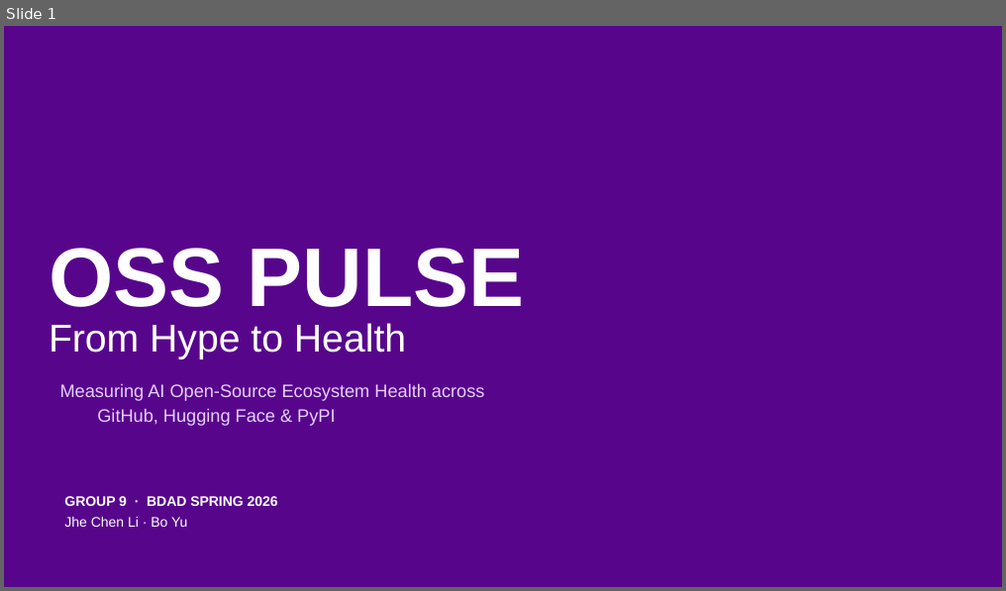
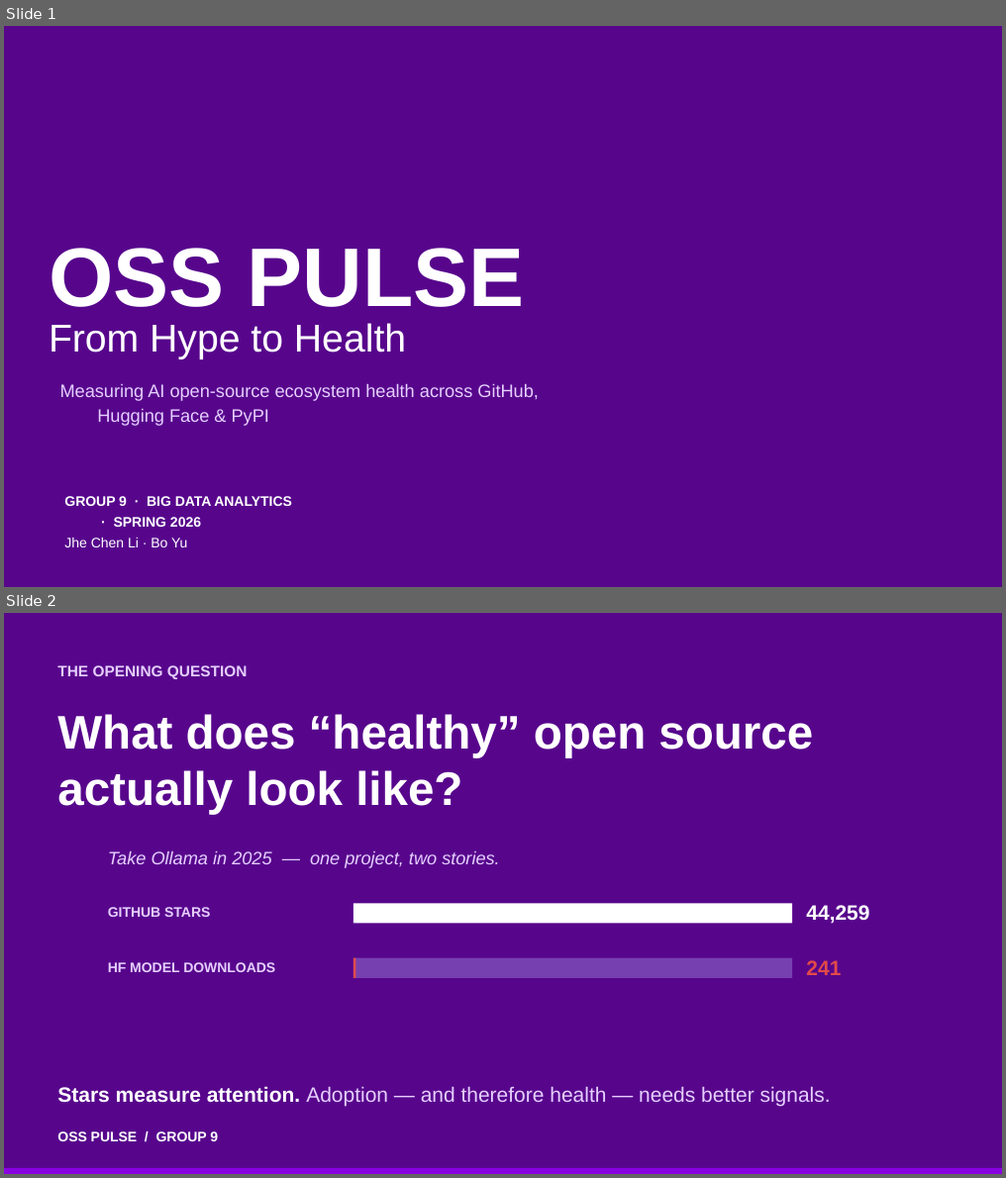
Before and after one commit to by2566-hash/OSS_Pulse, a slide deck: report/presentation/group9_oss_pulse.pptx. Shown one above the other, each under a label of ours: slide 1 before the commit, slides 1 and 2 after it. The pictures are 1006x591 and 1006x1178 pixels, drawn with LibreOffice and Linux fonts; fonts in the diff are those of the drawing; background and template pictures are left out. Boxes give left, top, right and bottom in pixels: in the first picture for what was removed or moved away, otherwise in the second. Text is boxed around its words. In the diff, an @@ line names an element or a change of style, - is before the commit and + after.

```diff
--- a/report/presentation/group9_oss_pulse.pptx
+++ b/report/presentation/group9_oss_pulse.pptx
@@ slide 2 added at [4,613,1002,1174], background #FFFFFF @@
@@ rectangle added at [4,613,1002,1173], fill #57068C @@
@@ text added at [57,665,248,679], 11 pt, text #E6CFFF, bold @@
+THE OPENING QUESTION
@@ text added at [57,714,813,814], 34 pt, text #FFFFFF, bold @@
+What does “healthy” open source actually look like?
@@ text added at [108,852,500,868], 13 pt, text #E6CFFF, italic @@
+Take Ollama in 2025 — one project, two stories.
@@ text added at [108,907,210,917], 10 pt, text #E6CFFF, bold @@
+GITHUB STARS
@@ rectangle added at [353,903,792,923], fill #FFFFFF @@
@@ text added at [806,905,869,924], 15 pt, text #FFFFFF, bold @@
+44,259
@@ text added at [108,962,275,972], 10 pt, text #E6CFFF, bold @@
+HF MODEL DOWNLOADS
@@ rectangle added at [353,959,792,978], fill #7740B0 @@
@@ rectangle added at [353,959,356,978], fill #E24A4A @@
@@ text added at [806,960,841,975], 15 pt, text #E24A4A, bold @@
+241
@@ text added at [57,1086,831,1107], 15 pt, text #E6CFFF @@
+Stars measure attention. Adoption — and therefore health — needs better signals.
@@ text added at [57,1132,218,1142], 10 pt, text #FFFFFF, bold @@
+OSS PULSE / GROUP 9
@@ rectangle added at [4,1168,1002,1174], fill #8900E1 @@
@@ slide 1 changed as well @@
@@ subtitle at [60,384,539,426]: text changed @@
-Measuring AI Open-Source Ecosystem Health across GitHub, Hugging Face & PyPI
+Measuring AI open-source ecosystem health across GitHub, Hugging Face & PyPI
@@ text at [64,496,292,527]: text changed @@
-GROUP 9 · BDAD SPRING 2026
+GROUP 9 · BIG DATA ANALYTICS · SPRING 2026
```
Also in this commit, not shown: 4 other slides changed, 9 other slides added, 20 slides removed, 21 other files.
